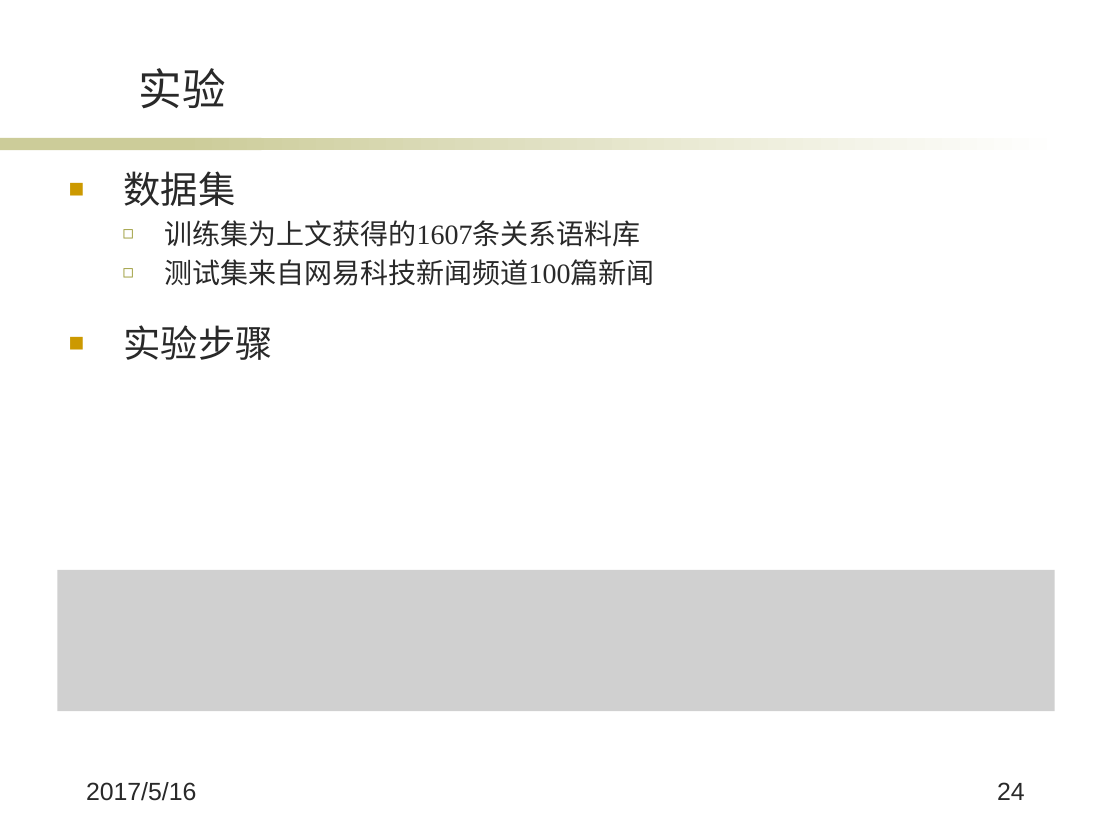
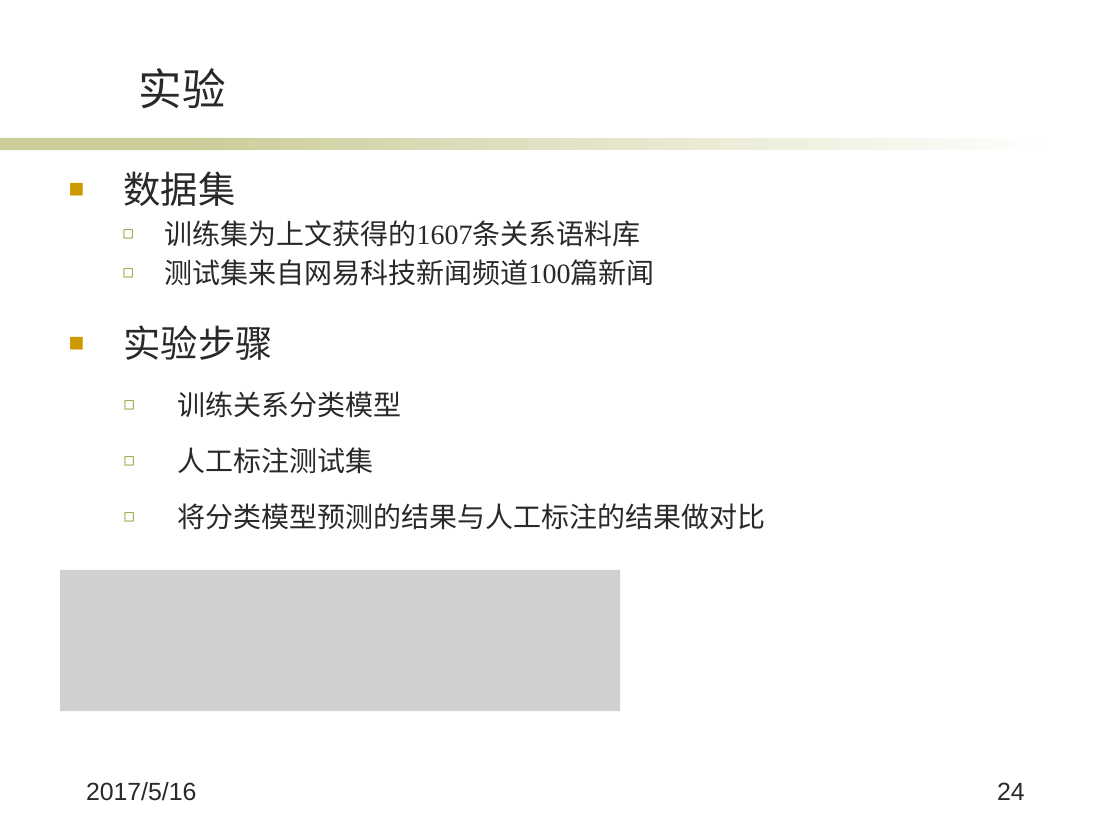
Before and after one commit to wqpod2g/paper, a slide deck: slide 24 of 毕业答辩ppt.pptx. Drawn at 1120x840 pixels with LibreOffice and Linux fonts; fonts in the diff are those of the drawing; grey boxes stand for pictures; background and template pictures are left out. Boxes give left, top, right and bottom in pixels: in the first picture for what was removed or moved away, otherwise in the second. Text is boxed around its words. In the diff, an @@ line names an element or a change of style, - is before the commit and + after.

```diff
--- a/毕业答辩ppt.pptx
+++ b/毕业答辩ppt.pptx
@@ text at [177,391,765,530]: paragraphs added @@
+  ◻ 训练关系分类模型
+  ◻ 人工标注测试集
+  ◻ 将分类模型预测的结果与人工标注的结果做对比
@@ picture: place and size @@
-picture at [57,570,1054,711]
+picture at [60,570,620,711]
```
Also in this commit, not shown: 4 other slides changed.
